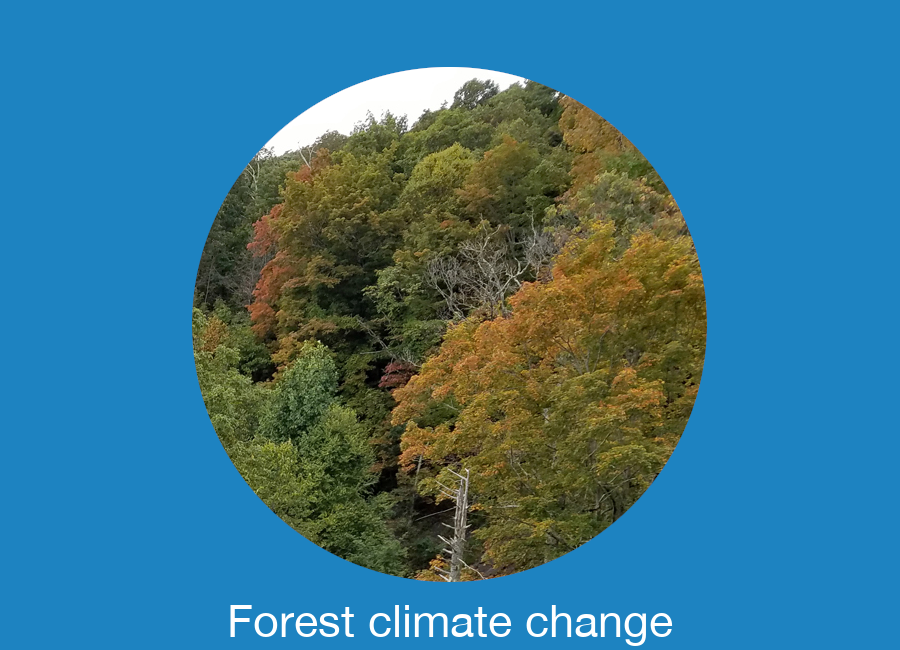
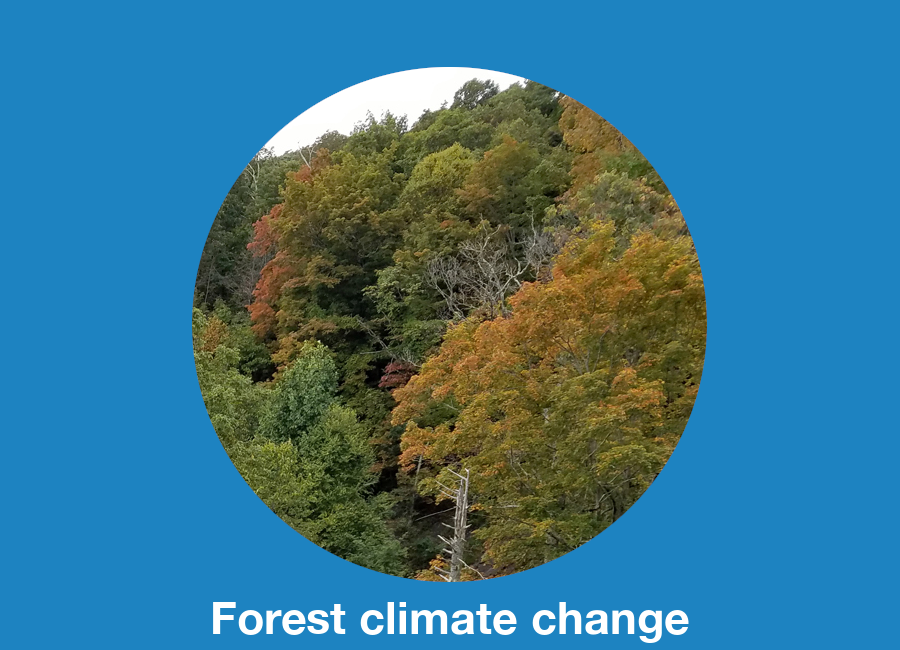
Layered file, before and after one edit (900x650). Changes by layer:
painted on "Forest climate change" over [213, 602, 689, 646]
